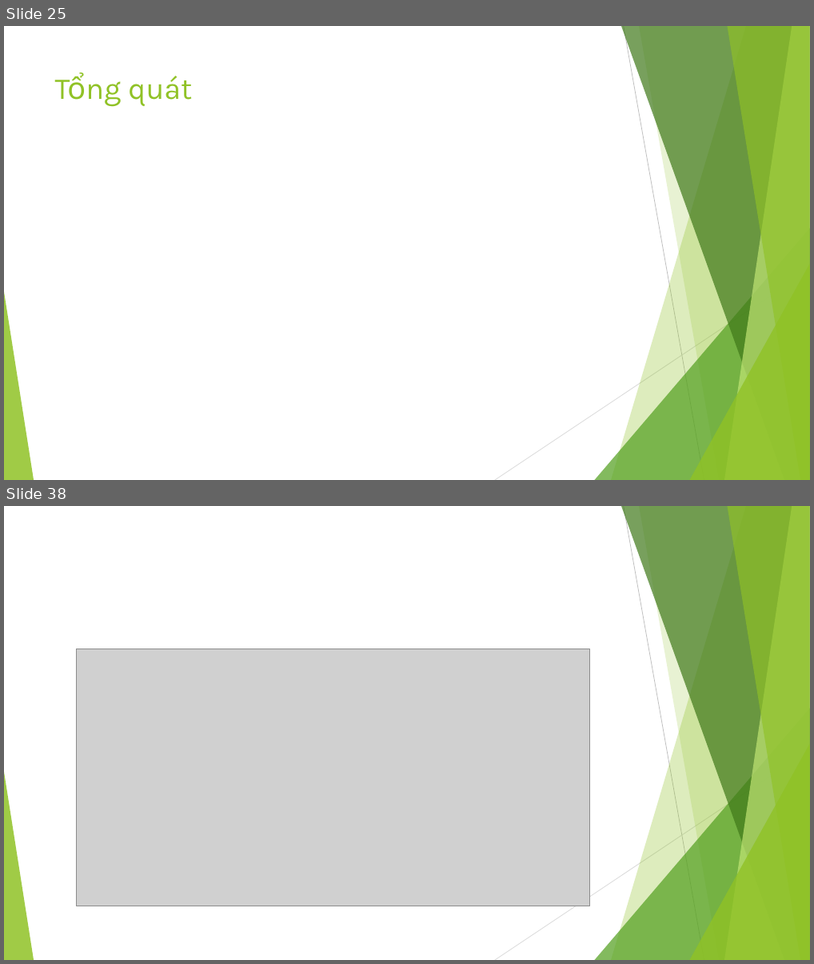
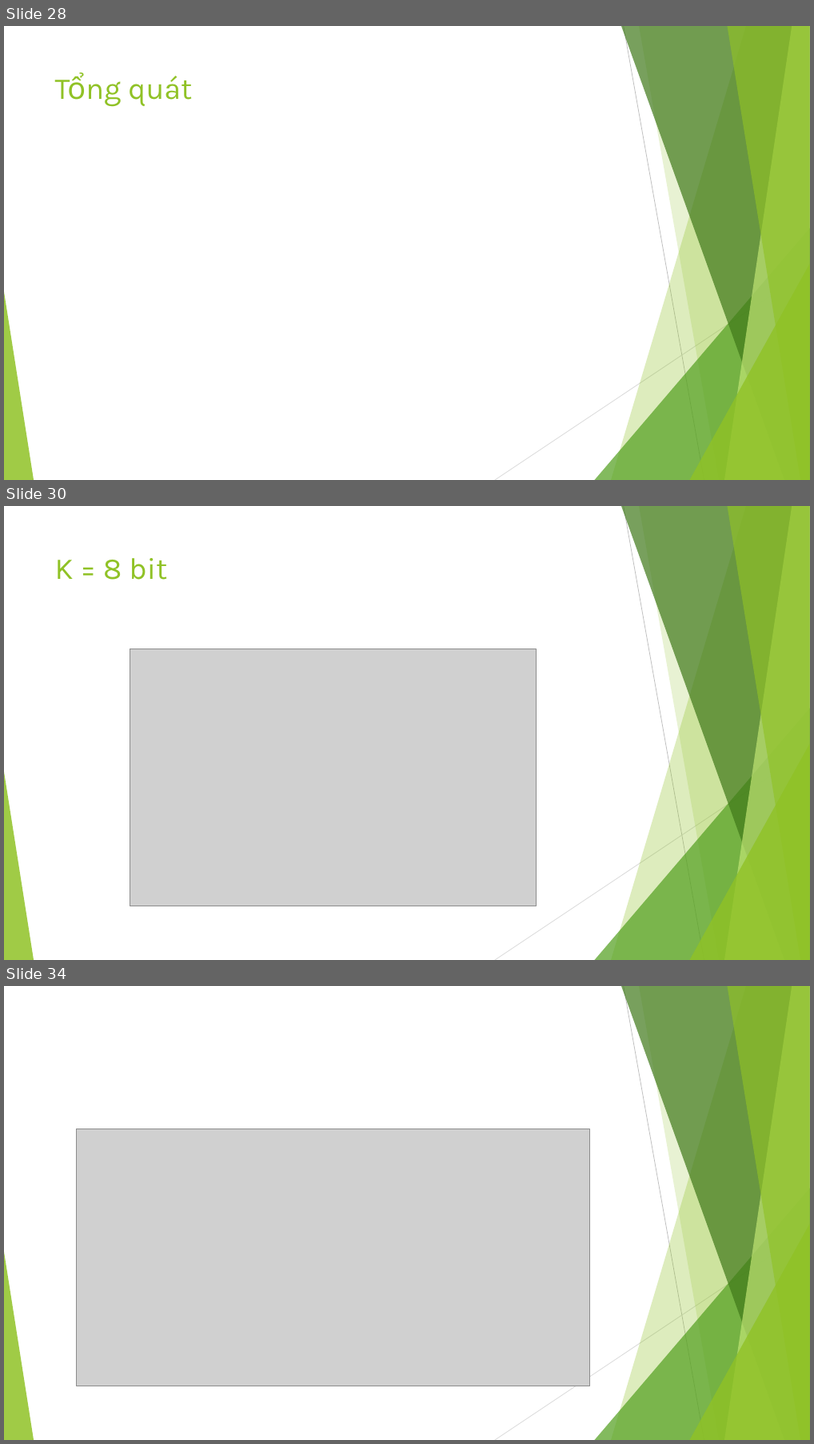
Before and after one commit to tranquanghuy097/GPU_Radix_Sort, a slide deck: 1512211-1412235.pptx. Shown one above the other, each under a label of ours: slides 25 and 38 before the commit, slides 28, 30 and 34 after it; the slides between them are not shown. The pictures are 814x964 and 814x1444 pixels, drawn with LibreOffice and Linux fonts; fonts in the diff are those of the drawing; grey boxes stand for pictures. Boxes give left, top, right and bottom in pixels: in the first picture for what was removed or moved away, otherwise in the second. Text is boxed around its words. In the diff, an @@ line names an element or a change of style, - is before the commit and + after.

```diff
--- a/1512211-1412235.pptx
+++ b/1512211-1412235.pptx
@@ slide 30 added at [4, 506, 810, 960], background #FFFFFF; not listed: 10 template elements that a slide beside it also shows @@
@@ title added at [55, 558, 167, 580], 36 pt, text #90C226 @@
+K = 8 bit
@@ picture added at [130, 648, 536, 905] @@
@@ what was slide 25 is now slide 28 @@
@@ what was slide 38 is now slide 34 @@
```
Also in this commit, not shown: 2 slides changed, 5 other slides added, 10 slides removed, 1 other file.
